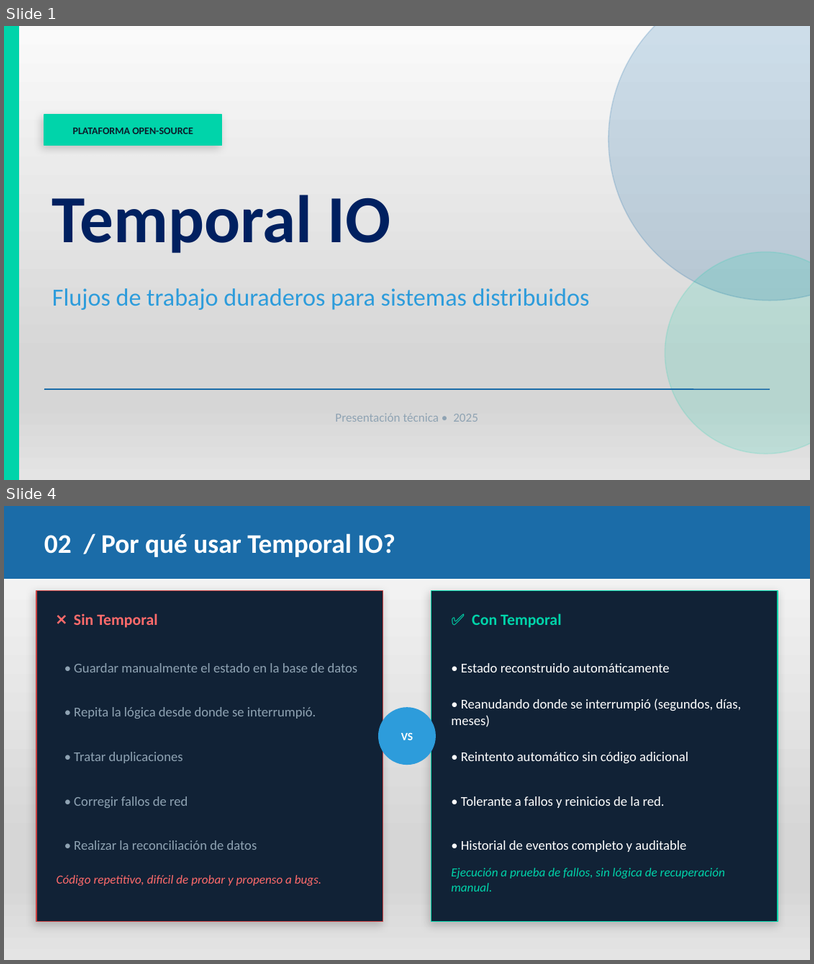
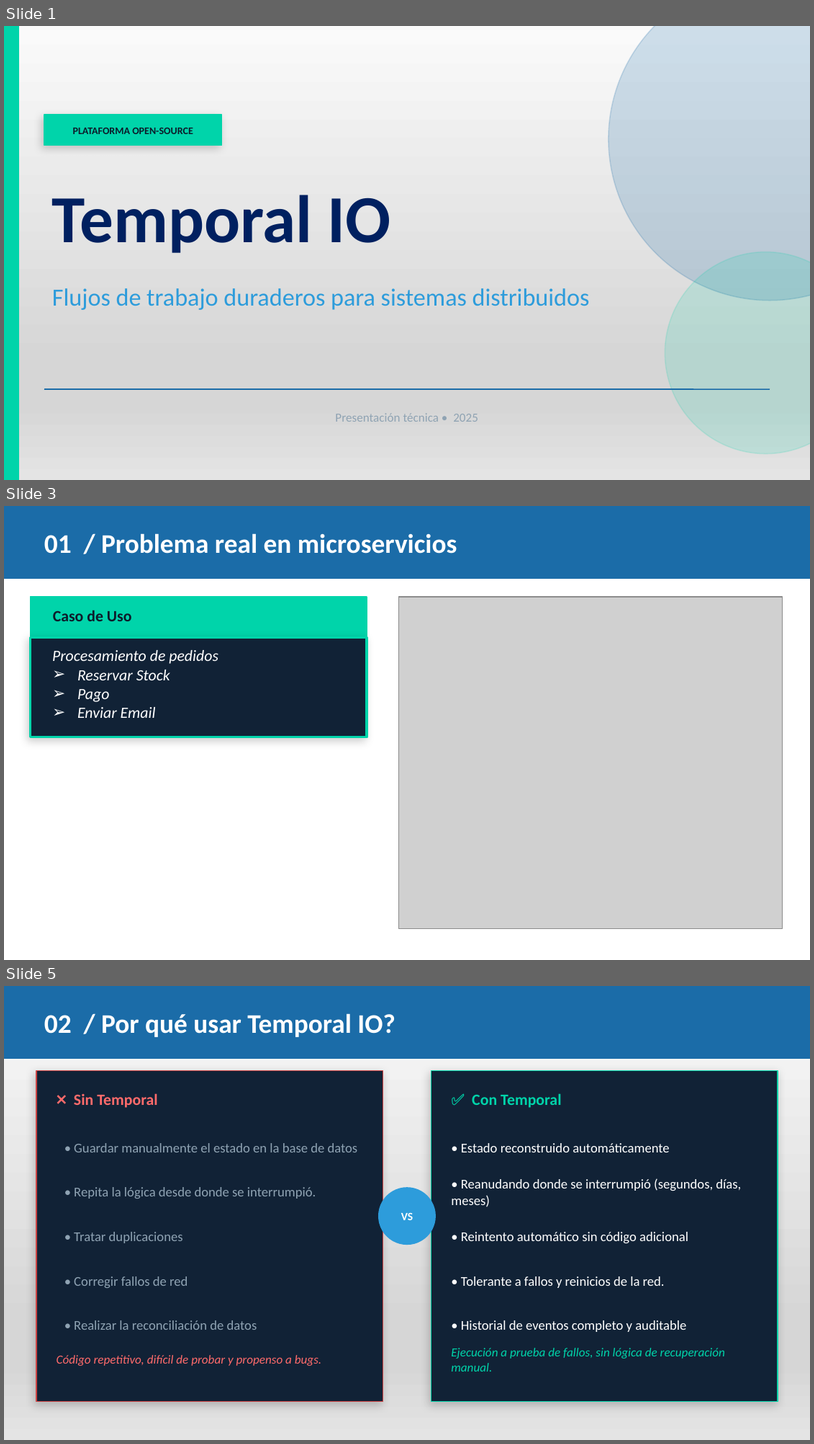
Before and after one commit to pedro-bvf/Temporal-IO, a slide deck: Temporal_IO_es.pptx. Shown one above the other, each under a label of ours: slides 1 and 4 before the commit, slides 1, 3 and 5 after it; the slides between them are not shown. The pictures are 814x964 and 814x1444 pixels, drawn with LibreOffice and Linux fonts; fonts in the diff are those of the drawing; grey boxes stand for pictures. Boxes give left, top, right and bottom in pixels: in the first picture for what was removed or moved away, otherwise in the second. Text is boxed around its words. In the diff, an @@ line names an element or a change of style, - is before the commit and + after.

```diff
--- a/Temporal_IO_es.pptx
+++ b/Temporal_IO_es.pptx
@@ slide 3 added at (4, 506, 810, 960), background #FFFFFF @@
@@ rectangle added at (4, 506, 810, 579), fill #1B6CA8, outline #1B6CA8 1 pt @@
@@ text added at (44, 533, 458, 554), 24 pt, text #FFFFFF, bold @@
+01 / Problema real en microservicios
@@ rectangle added at (30, 597, 367, 638), fill #00D4AA, outline #00D4AA 1 pt @@
@@ text added at (53, 610, 132, 621), 14 pt, text #0D1B2A, bold @@
+Caso de Uso
@@ picture added at (399, 597, 782, 929) @@
@@ rectangle added at (30, 638, 367, 737), fill #112236, outline #00D4AA 2 pt @@
@@ text added at (52, 650, 219, 718), 14 pt, text #FFFFFF, italic @@
+Procesamiento de pedidos
+➢ Reservar Stock
+➢ Pago
+➢ Enviar Email
@@ what was slide 4 is now slide 5 @@
```
Also in this commit, not shown: 7 slides changed, 2 slides removed, 3 other files.
